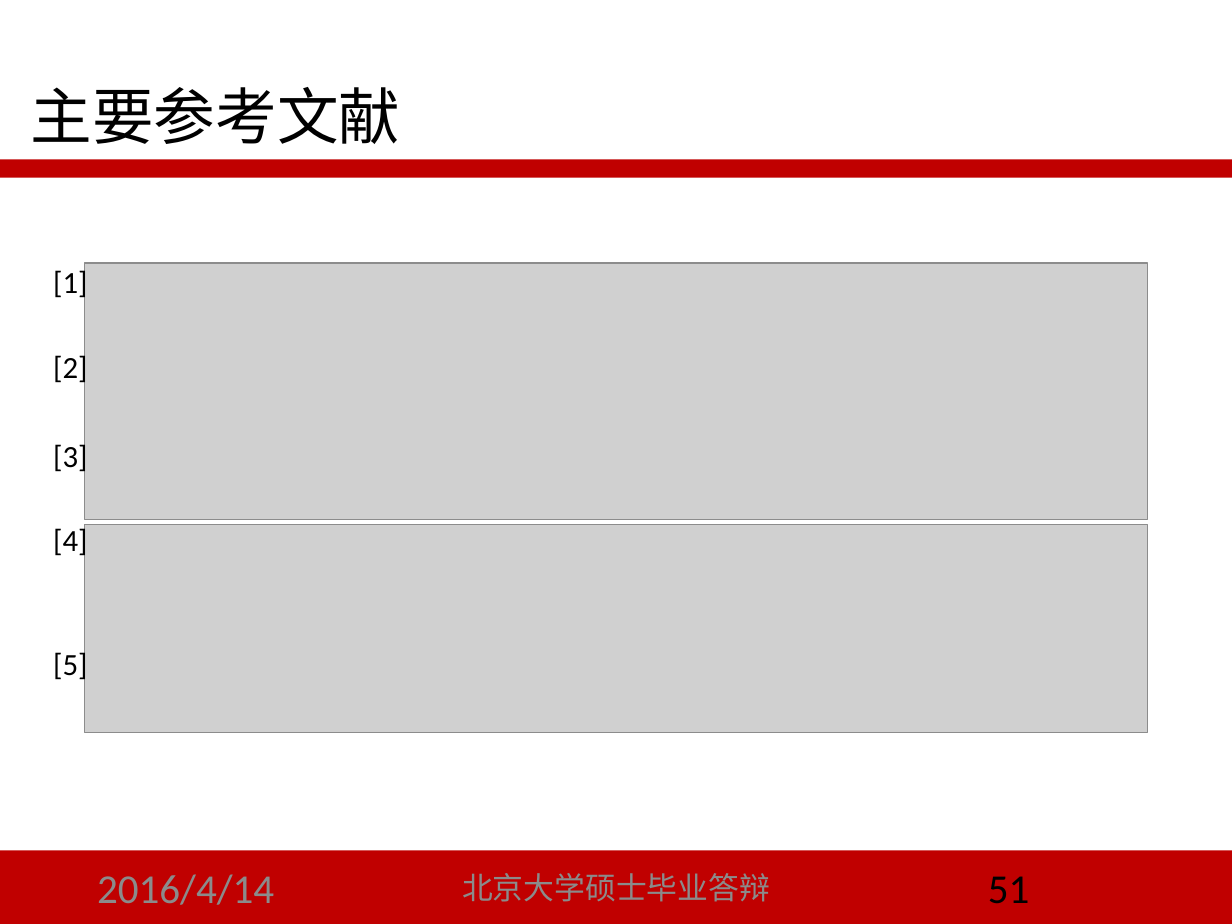
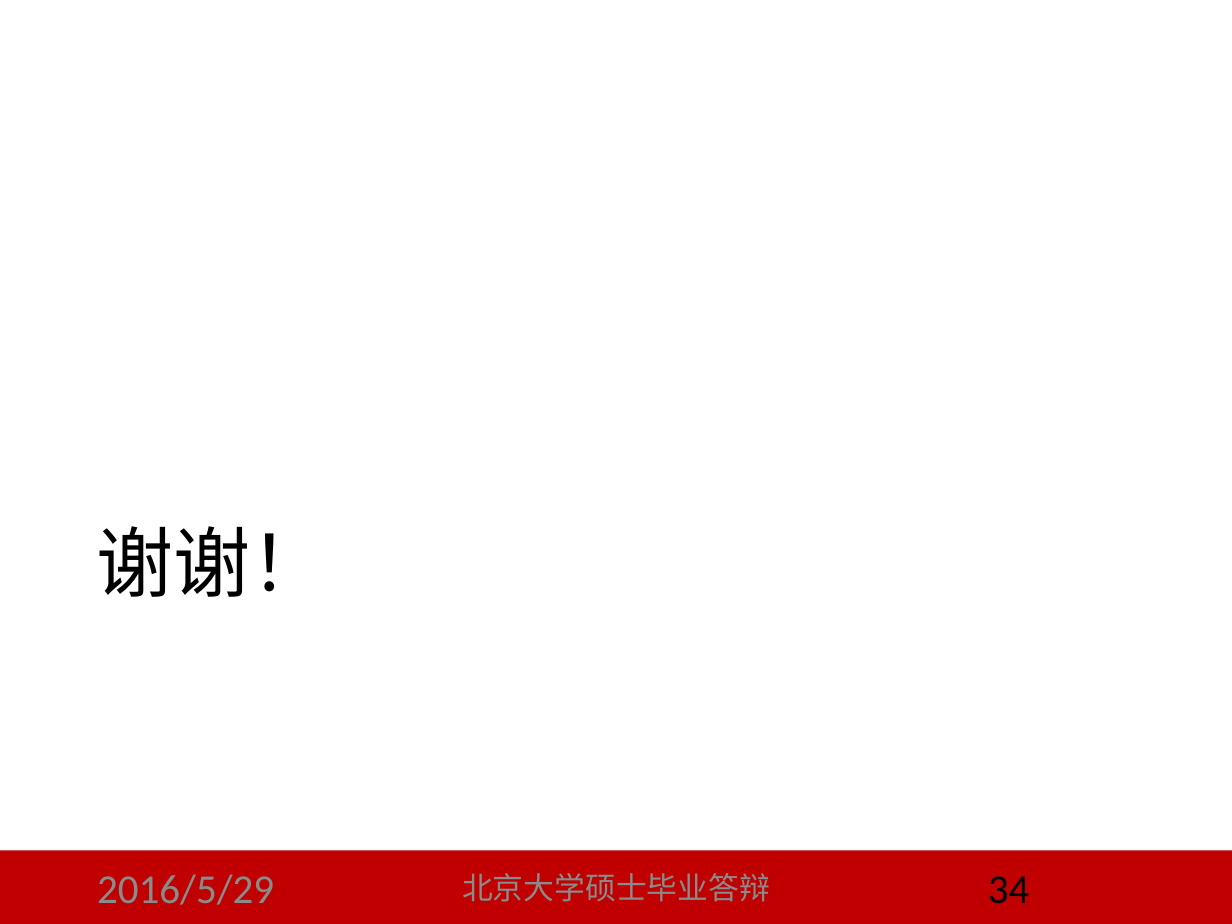
Before and after one commit to LoSealL/masterthesis, a slide deck: slide 34 of 答辩/script_02.pptx (slide 51 before the commit). Drawn at 1232x924 pixels with LibreOffice and Linux fonts; fonts in the diff are those of the drawing; grey boxes stand for pictures. Boxes give left, top, right and bottom in pixels: in the first picture for what was removed or moved away, otherwise in the second. Text is boxed around its words. In the diff, an @@ line names an element or a change of style, - is before the commit and + after.

```diff
--- a/答辩/script_02.pptx
+++ b/答辩/script_02.pptx
@@ title removed at (31,87,401,144) @@
-主要参考文献
@@ rectangle removed at (0,159,1232,177) @@
@@ text removed at (53,268,87,302) @@
-[1]
@@ picture removed at (85,262,1147,519) @@
@@ text removed at (53,353,87,387) @@
-[2]
@@ text removed at (53,441,87,475) @@
-[3]
@@ text removed at (53,525,87,559) @@
-[4]
@@ picture removed at (85,525,1148,733) @@
@@ title added at (96,526,327,597), 45 pt, text #000000 @@
+谢谢！
@@ text removed at (53,649,87,683) @@
-[5]
@@ text at (97,874,274,905): text changed @@
-2016/4/14
+2016/5/29
@@ page number at (988,876,1030,904): text changed @@
-51
+34
```
Also in this commit, not shown: 26 other slides changed, 7 slides added, 24 slides removed, 5 other files.
